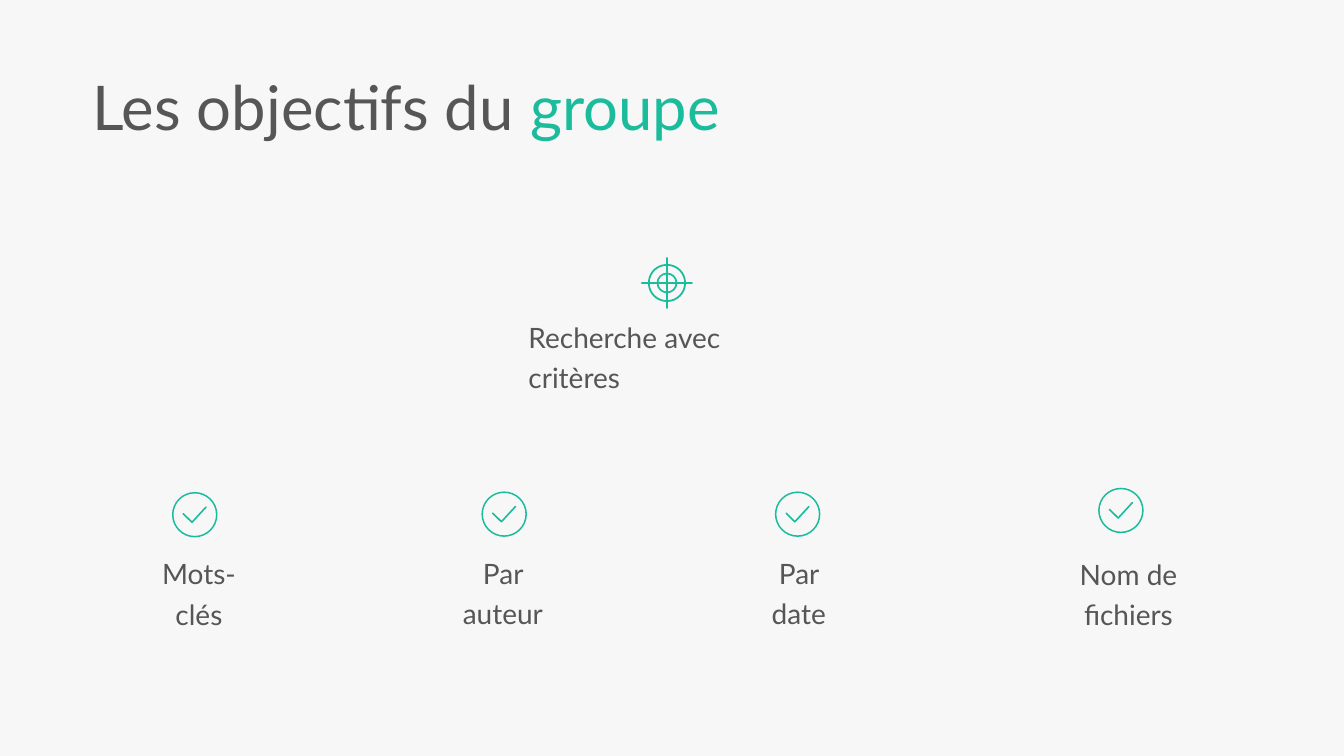
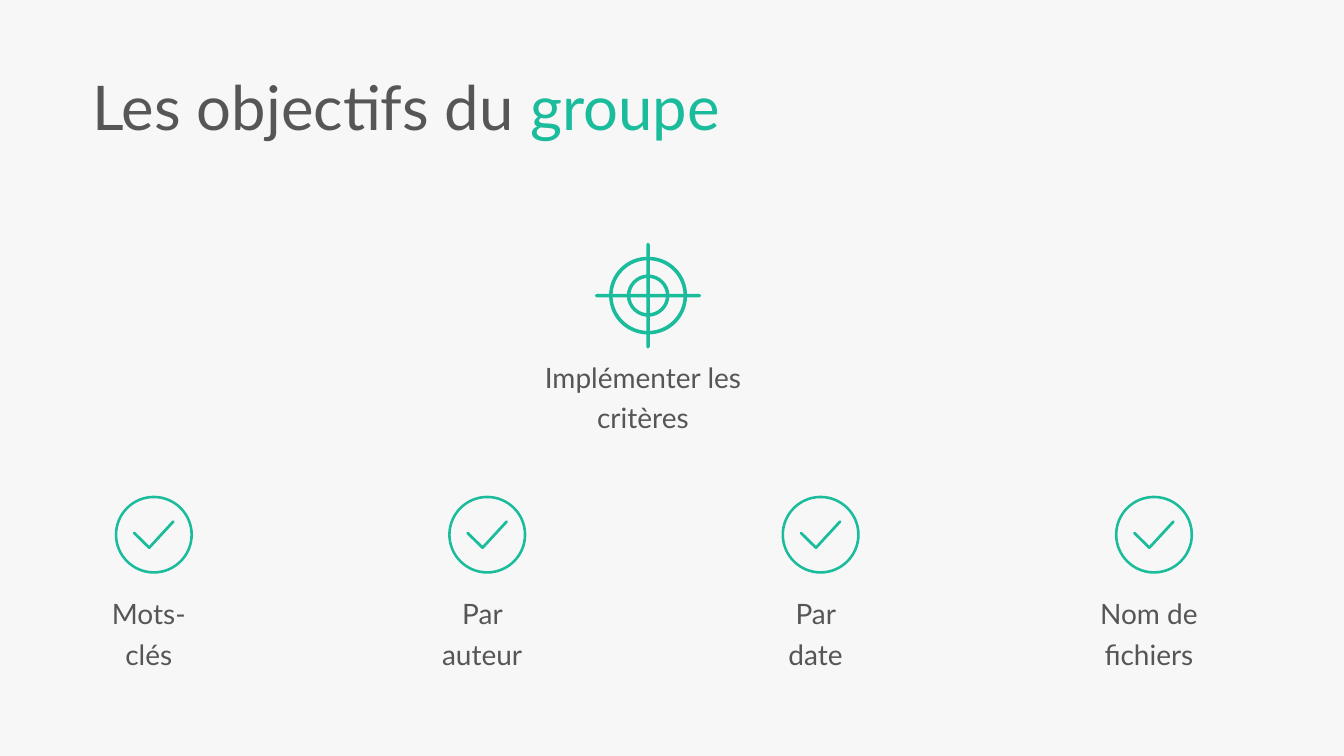
Before and after one commit to JeremyGfeller/MAW_1.1, a slide deck: slide 4 of Documentation/Présentation/Windows/Peetch by Slidor (Windows).pptx. Drawn at 1344x756 pixels with LibreOffice and Linux fonts; fonts in the diff are those of the drawing. Boxes give left, top, right and bottom in pixels: in the first picture for what was removed or moved away, otherwise in the second. Text is boxed around its words. In the diff, an @@ line names an element or a change of style, - is before the commit and + after.

```diff
--- a/Documentation/Présentation/Windows/Peetch by Slidor (Windows).pptx
+++ b/Documentation/Présentation/Windows/Peetch by Slidor (Windows).pptx
@@ freeform shape: place and size @@
-freeform shape at (648, 264, 687, 302)
+freeform shape at (609, 257, 687, 335)
@@ freeform shape: place and size @@
-freeform shape at (666, 257, 668, 309)
+freeform shape at (646, 243, 650, 349)
@@ freeform shape: place and size @@
-freeform shape at (641, 282, 694, 284)
+freeform shape at (595, 294, 702, 298)
@@ freeform shape: place and size @@
-freeform shape at (656, 272, 678, 293)
+freeform shape at (627, 274, 669, 317)
@@ text at (545, 367, 742, 428): text changed @@
-Recherche avec critères
+Implémenter les critères
@@ freeform shape: place and size @@
-freeform shape at (182, 506, 207, 523)
+freeform shape at (115, 496, 194, 574)
@@ freeform shape: place and size @@
-freeform shape at (492, 506, 516, 523)
+freeform shape at (449, 496, 527, 574)
@@ freeform shape: place and size @@
-freeform shape at (785, 506, 810, 523)
+freeform shape at (781, 496, 860, 574)
@@ freeform shape: place and size @@
-freeform shape at (1098, 488, 1143, 533)
+freeform shape at (1115, 496, 1194, 574)
@@ freeform shape: place and size @@
-freeform shape at (172, 492, 218, 537)
+freeform shape at (133, 520, 174, 549)
@@ freeform shape: place and size @@
-freeform shape at (482, 492, 527, 537)
+freeform shape at (467, 520, 508, 549)
@@ freeform shape: place and size @@
-freeform shape at (775, 492, 821, 537)
+freeform shape at (800, 520, 841, 549)
@@ freeform shape: place and size @@
-freeform shape at (1109, 502, 1133, 519)
+freeform shape at (1133, 520, 1175, 549)
@@ text "Mots-clés": place and size @@
-text "Mots-clés" at (162, 564, 236, 625)
+text "Mots-clés" at (112, 604, 186, 665)
@@ text "Par auteur": place and size @@
-text "Par auteur" at (463, 564, 543, 624)
+text "Par auteur" at (442, 604, 522, 665)
@@ text "Par date": place and size @@
-text "Par date" at (772, 564, 826, 624)
+text "Par date" at (788, 604, 842, 665)
@@ text "Nom de fichiers": place and size @@
-text "Nom de fichiers" at (1080, 564, 1177, 625)
+text "Nom de fichiers" at (1100, 603, 1197, 665)
```
